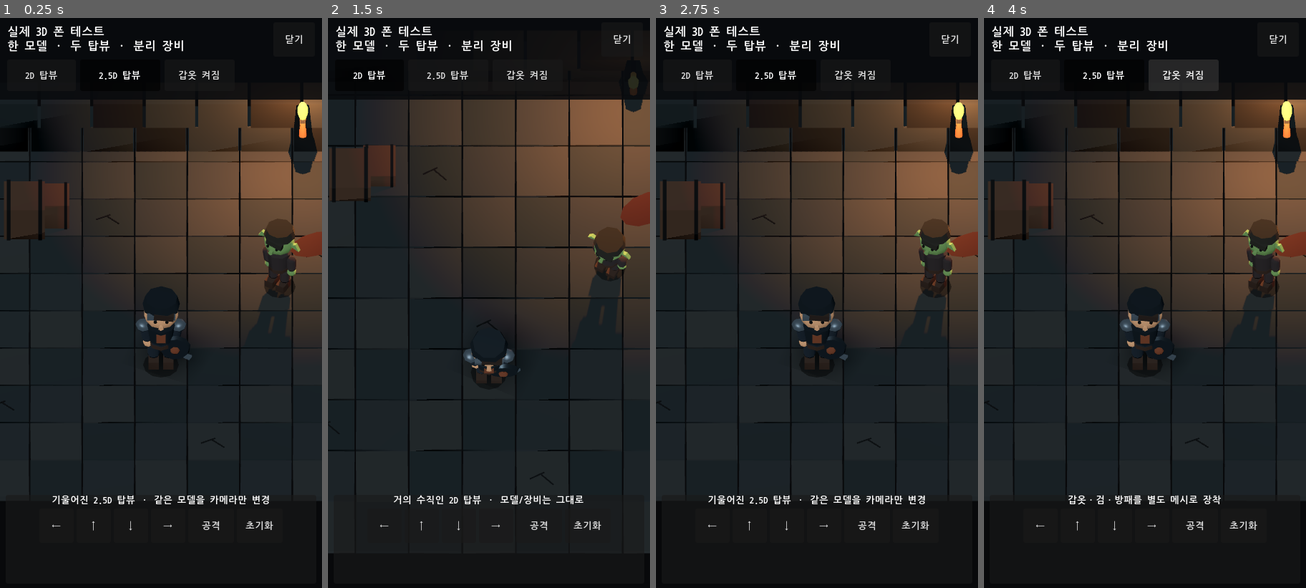
Above: before the commit, frames 1-4 (left to right).
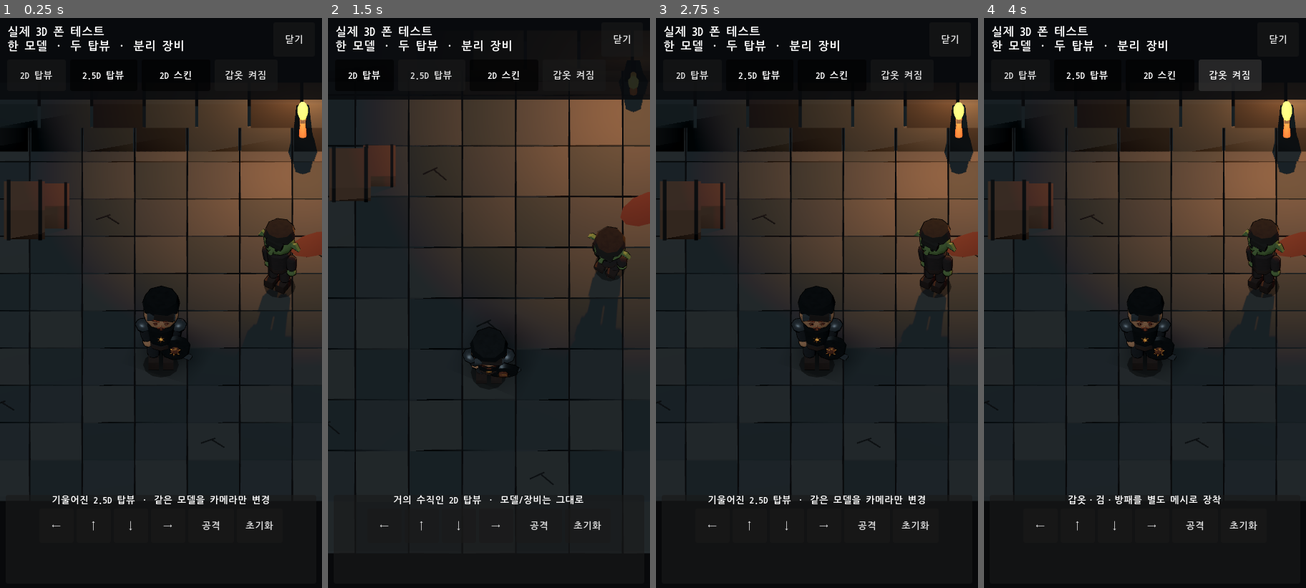
Above: after the commit, the same moments.

Repository: jinha1226/PROJ_S
Game: Godot game, scene res://playtest/low_poly_3d_lab.tscn
Two runs of this game, one before a commit and one after it. Both use one fixed random seed, a clock stepped at 60 frames per second and the inputs below. This scene is started directly instead of the project's main scene.
Inputs:
- Up to frame 1 (0.25 s): no input
- Up to frame 2 (1.5 s): click "닫기" at 0.5 s; click "2D 탑뷰" at 1.25 s
- Up to frame 3 (2.75 s): click "2.5D 탑뷰" at 2 s
- Up to frame 4 (4 s): click "갑옷 켜짐" at 2.75 s; click "갑옷 꺼짐" at 3.5 s

The runs differ from the first frame. In frame 1, 1.5% of the frame differs, in the area x 6-94%, y 9-61%; in frame 2, 1.2%; in frame 3, 1.5%; in frame 4, 2.8%, in the area x 6-94%, y 7-61%.

Commit message:
Add painted 2D skins to 3D prototype

Diff:
--- a/playtest/low_poly_3d_lab.gd
+++ b/playtest/low_poly_3d_lab.gd
@@ -19,10 +19,12 @@
 var status_label:Label
 var topdown_button:Button
 var pitched_button:Button
+var skin_button:Button
 var gear_button:Button
 var view_mode:=VIEW_PITCHED
 var pawn_cell:=Vector2i(0,1)
 var gear_enabled:=true
+var painted_skin_enabled:=true
 var interaction_count:=0
 var authoritative_state_accessed:=false
 var _torch_time:=0.0
@@ -181,11 +183,14 @@
 	var close:=_button("BackToGame","닫기",Vector2(58,48));close.pressed.connect(func():close_requested.emit())
 	title_row.add_child(close)
 	var view_row:=HBoxContainer.new();view_row.add_theme_constant_override("separation",6);header.add_child(view_row)
-	topdown_button=_button("TopdownCamera","2D 탑뷰",Vector2(96,44));topdown_button.toggle_mode=true
+	topdown_button=_button("TopdownCamera","2D 탑뷰",Vector2(82,44));topdown_button.toggle_mode=true
 	topdown_button.pressed.connect(func():set_view_mode(VIEW_TOPDOWN));view_row.add_child(topdown_button)
-	pitched_button=_button("PitchedCamera","2.5D 탑뷰",Vector2(112,44));pitched_button.toggle_mode=true
+	pitched_button=_button("PitchedCamera","2.5D 탑뷰",Vector2(94,44));pitched_button.toggle_mode=true
 	pitched_button.pressed.connect(func():set_view_mode(VIEW_PITCHED));view_row.add_child(pitched_button)
-	gear_button=_button("GearToggle","갑옷 켜짐",Vector2(98,44));gear_button.pressed.connect(toggle_gear)
+	skin_button=_button("PaintedSkinToggle","2D 스킨",Vector2(96,44));skin_button.toggle_mode=true
+	skin_button.set_pressed_no_signal(true);skin_button.pressed.connect(toggle_painted_skin)
+	view_row.add_child(skin_button)
+	gear_button=_button("GearToggle","갑옷 켜짐",Vector2(88,44));gear_button.pressed.connect(toggle_gear)
 	view_row.add_child(gear_button)
 	var spacer:=Control.new();spacer.size_flags_horizontal=Control.SIZE_EXPAND_FILL;view_row.add_child(spacer)
 
@@ -228,6 +233,14 @@
 	gear_button.text="갑옷 켜짐" if gear_enabled else "갑옷 꺼짐"
 	status_label.text="갑옷·검·방패를 별도 메시로 %s"%("장착" if gear_enabled else "해제")
 
+func toggle_painted_skin()->void:
+	painted_skin_enabled=not painted_skin_enabled
+	pawn.set_painted_skin_enabled(painted_skin_enabled)
+	skin_button.set_pressed_no_signal(painted_skin_enabled)
+	skin_button.text="2D 스킨" if painted_skin_enabled else "기본 3D"
+	status_label.text=("손그림 텍스처·얼굴 데칼·외곽선 적용" if painted_skin_enabled \
+		else "비교용 기본 단색 3D 재질")
+
 func move_pawn(direction:Vector2i)->void:
 	if _is_moving or direction==Vector2i.ZERO:return
 	var target:=pawn_cell+direction
@@ -253,10 +266,13 @@
 func reset_demo()->void:
 	if _move_tween!=null and _move_tween.is_valid():_move_tween.kill()
 	_is_moving=false;pawn_cell=Vector2i(0,1);interaction_count=0;gear_enabled=true
+	painted_skin_enabled=true
 	pawn.position=_cell_world(pawn_cell);pawn.rotation=Vector3(0,PI,0);pawn.set_walking(false)
-	pawn.set_equipment_visible(true);enemy.position=Vector3(2.25,0,-1.1)
+	pawn.set_painted_skin_enabled(true);pawn.set_equipment_visible(true);enemy.position=Vector3(2.25,0,-1.1)
 	enemy.rotation.y=deg_to_rad(150)
 	if gear_button!=null:gear_button.text="갑옷 켜짐"
+	if skin_button!=null:
+		skin_button.text="2D 스킨";skin_button.set_pressed_no_signal(true)
 	set_view_mode(VIEW_PITCHED)
 
 func _cell_world(cell:Vector2i)->Vector3:
--- a/playtest/low_poly_pawn_3d.gd
+++ b/playtest/low_poly_pawn_3d.gd
@@ -3,8 +3,13 @@
 
 signal attack_finished
 
+const PAINTED_SURFACE:Texture2D=preload("res://assets/3d/textures/painted_surface_v1.png")
+const HERO_FACE_DECAL:Texture2D=preload("res://assets/3d/textures/hero_face_decal_v1.png")
+const BROKEN_SUN_DECAL:Texture2D=preload("res://assets/3d/textures/broken_sun_decal_v1.png")
+
 @export_enum("human", "goblin") var species := "human"
 @export var equipment_visible := true
+@export var painted_skin_enabled := true
 
 var visual_root:Node3D
 var left_arm_pivot:Node3D
@@ -27,11 +32,13 @@
 var _iron:StandardMaterial3D
 var _dark_iron:StandardMaterial3D
 var _eye:StandardMaterial3D
+var _outline:ShaderMaterial
 
 func _ready()->void:
 	if visual_root==null:
 		_build_materials()
 		_build_pawn()
+	set_painted_skin_enabled(painted_skin_enabled)
 	set_equipment_visible(equipment_visible)
 	set_process(true)
 
@@ -50,14 +57,40 @@
 	_iron=_material(Color("#71777a"),0.62,0.48)
 	_dark_iron=_material(Color("#3f4649"),0.72,0.42)
 	_eye=_material(Color("#12100e"),0.0,1.0)
+	_eye.albedo_texture=null
 
 func _material(color:Color,metallic:float,roughness:float)->StandardMaterial3D:
 	var material:=StandardMaterial3D.new()
 	material.albedo_color=color
 	material.metallic=metallic
 	material.roughness=roughness
+	material.albedo_texture=PAINTED_SURFACE
+	material.texture_filter=BaseMaterial3D.TEXTURE_FILTER_LINEAR_WITH_MIPMAPS
+	material.uv1_scale=Vector3(1.45,1.45,1.45)
 	material.diffuse_mode=BaseMaterial3D.DIFFUSE_TOON
 	material.specular_mode=BaseMaterial3D.SPECULAR_SCHLICK_GGX
+	material.next_pass=_outline_material()
+	return material
+
+func _outline_material()->ShaderMaterial:
+	if _outline!=null:return _outline
+	var shader:=Shader.new()
+	shader.code="""
+shader_type spatial;
+render_mode cull_front, unshaded;
+void vertex() { VERTEX += NORMAL * 0.012; }
+void fragment() { ALBEDO = vec3(0.025, 0.022, 0.020); }
+"""
+	_outline=ShaderMaterial.new();_outline.shader=shader
+	return _outline
+
+func _decal_material(texture:Texture2D)->StandardMaterial3D:
+	var material:=StandardMaterial3D.new()
+	material.albedo_texture=texture
+	material.transparency=BaseMaterial3D.TRANSPARENCY_ALPHA
+	material.shading_mode=BaseMaterial3D.SHADING_MODE_UNSHADED
+	material.cull_mode=BaseMaterial3D.CULL_DISABLED
+	material.texture_filter=BaseMaterial3D.TEXTURE_FILTER_NEAREST_WITH_MIPMAPS
 	return material
 
 func _build_pawn()->void:
@@ -110,6 +143,11 @@
 	if species=="goblin":_build_goblin_ears()
 
 func _build_face()->void:
+	if species=="human":
+		var decal_mesh:=QuadMesh.new();decal_mesh.size=Vector2(0.54,0.54)
+		_part("FaceDecal2D",decal_mesh,_decal_material(HERO_FACE_DECAL),head_pivot,
+			Vector3(0,0.18,-0.337),Vector3.ZERO)
+		return
 	for side in [-1.0,1.0]:
 		var eye_mesh:=SphereMesh.new();eye_mesh.radius=0.036;eye_mesh.height=0.07
 		eye_mesh.radial_segments=6;eye_mesh.rings=3
@@ -149,8 +187,9 @@
 	var chest_mesh:=CylinderMesh.new();chest_mesh.top_radius=0.295;chest_mesh.bottom_radius=0.245
 	chest_mesh.height=0.38;chest_mesh.radial_segments=8
 	_equipment_part("ArmorTorso",chest_mesh,_dark_iron,equipment_root,Vector3(0,0.98,0),Vector3.ZERO)
-	var chest_mark:=BoxMesh.new();chest_mark.size=Vector3(0.18,0.20,0.035)
-	_equipment_part("ArmorMark",chest_mark,_accent,equipment_root,Vector3(0,1.00,-0.267),Vector3.ZERO)
+	var chest_mark:=QuadMesh.new();chest_mark.size=Vector2(0.22,0.22)
+	_equipment_part("ArmorPaintedDecal",chest_mark,_decal_material(BROKEN_SUN_DECAL),
+		equipment_root,Vector3(0,1.00,-0.297),Vector3.ZERO)
 	for side in [-1.0,1.0]:
 		var shoulder_mesh:=SphereMesh.new();shoulder_mesh.radius=0.15;shoulder_mesh.height=0.22
 		shoulder_mesh.radial_segments=8;shoulder_mesh.rings=3
@@ -185,6 +224,9 @@
 	boss_mesh.radial_segments=7;boss_mesh.rings=3
 	_equipment_part("ShieldBoss",boss_mesh,_accent,left_arm_pivot,
 		Vector3(-0.03,-0.46,-0.205),Vector3(deg_to_rad(90),0,0))
+	var emblem_mesh:=QuadMesh.new();emblem_mesh.size=Vector2(0.31,0.31)
+	_equipment_part("ShieldPaintedDecal",emblem_mesh,_decal_material(BROKEN_SUN_DECAL),
+		left_arm_pivot,Vector3(-0.03,-0.46,-0.245),Vector3.ZERO)
 
 func _part(node_name:String,mesh:PrimitiveMesh,material:Material,parent:Node3D,
 		position:Vector3,rotation:Vector3,track:bool=true)->MeshInstance3D:
@@ -204,7 +246,19 @@
 func set_equipment_visible(enabled:bool)->void:
 	equipment_visible=enabled
 	for part in equipment_parts:
-		if is_instance_valid(part):part.visible=enabled
+		if is_instance_valid(part):
+			var is_painted_decal:=part.name in [&"ArmorPaintedDecal",&"ShieldPaintedDecal"]
+			part.visible=enabled and (painted_skin_enabled or not is_painted_decal)
+
+func set_painted_skin_enabled(enabled:bool)->void:
+	painted_skin_enabled=enabled
+	for material in [_skin,_hair,_cloth,_accent,_leather,_iron,_dark_iron]:
+		if material==null:continue
+		material.albedo_texture=PAINTED_SURFACE if enabled else null
+		material.next_pass=_outline_material() if enabled else null
+	var face_decal:=find_child("FaceDecal2D",true,false)
+	if face_decal!=null:face_decal.visible=enabled
+	set_equipment_visible(equipment_visible)
 
 func set_walking(enabled:bool)->void:
 	walking=enabled
@@ -254,6 +308,9 @@
 		"actual_mesh_count":mesh_parts.size(),
 		"equipment_part_count":equipment_parts.size(),
 		"separate_equipment":equipment_root!=null,
+		"painted_surface":PAINTED_SURFACE!=null,
+		"face_decal":find_child("FaceDecal2D",true,false)!=null if species=="human" else true,
+		"painted_skin_enabled":painted_skin_enabled,
 		"animated_limbs":left_arm_pivot!=null and right_arm_pivot!=null \
 			and left_leg_pivot!=null and right_leg_pivot!=null,
 		"species":species,
--- a/tests/test_low_poly_3d_lab.gd
+++ b/tests/test_low_poly_3d_lab.gd
@@ -16,12 +16,32 @@
 	check(int(hero.actual_mesh_count)>=20,"prototype hero is composed from actual 3D mesh parts")
 	check(int(hero.equipment_part_count)>=8 and bool(hero.separate_equipment),
 		"armor, sword, and shield are detachable equipment meshes")
+	check(bool(hero.painted_surface) and bool(hero.face_decal),
+		"the 3D pawn carries painted surface texture and a bone-attached 2D face decal")
 	check(bool(hero.animated_limbs),"arms and legs use independent animation pivots")
 	check(lab.pawn.find_child("Head",true,false) is MeshInstance3D \
 		and lab.pawn.find_child("ArmorTorso",true,false) is MeshInstance3D \
 		and lab.pawn.find_child("SwordBlade",true,false) is MeshInstance3D \
 		and lab.pawn.find_child("Shield",true,false) is MeshInstance3D,
 		"head, armor, sword, and shield remain named reusable parts")
+	var body:=lab.pawn.find_child("BodyCore",true,false) as MeshInstance3D
+	check(body.material_override is StandardMaterial3D \
+		and (body.material_override as StandardMaterial3D).albedo_texture!=null \
+		and (body.material_override as StandardMaterial3D).next_pass is ShaderMaterial,
+		"body material combines the hand-painted albedo with a 2D-style outline pass")
+	check(lab.pawn.find_child("FaceDecal2D",true,false) is MeshInstance3D \
+		and lab.pawn.find_child("ArmorPaintedDecal",true,false) is MeshInstance3D \
+		and lab.pawn.find_child("ShieldPaintedDecal",true,false) is MeshInstance3D,
+		"face and heraldry stay separate transparent 2D overlays")
+	lab.toggle_painted_skin()
+	check(not lab.pawn.painted_skin_enabled \
+		and (body.material_override as StandardMaterial3D).albedo_texture==null \
+		and not lab.pawn.find_child("FaceDecal2D",true,false).visible,
+		"comparison toggle removes painted textures, outlines, and 2D decals together")
+	lab.toggle_painted_skin()
+	check(lab.pawn.painted_skin_enabled \
+		and (body.material_override as StandardMaterial3D).albedo_texture!=null,
+		"painted skin can be restored without rebuilding or replacing the 3D pawn")
 	check(_count_mesh_instances(lab.world_root)>130,
 		"the room, props, actors, equipment, and blood pool are true 3D geometry")
 	var right_arm:Node3D=lab.pawn.right_arm_pivot
@@ -59,7 +79,8 @@
 		"torch light reaches several cells and fades with distance")
 	check(not bool(lab.demo_contract().authoritative_state_accessed),
 		"visual prototype is isolated from the authoritative game session")
-	for button_name in ["TopdownCamera","PitchedCamera","GearToggle","MoveLeft","Attack","BackToGame"]:
+	for button_name in ["TopdownCamera","PitchedCamera","PaintedSkinToggle","GearToggle",
+			"MoveLeft","Attack","BackToGame"]:
 		var button:=lab.find_child(button_name,true,false) as Button
 		check(button!=null and button.custom_minimum_size.y>=44.0,
 			"%s remains a mobile-safe touch target"%button_name)
--- a/tools/capture_low_poly_3d_lab.gd
+++ b/tools/capture_low_poly_3d_lab.gd
@@ -13,6 +13,11 @@
 	lab.set_view_mode(lab.VIEW_PITCHED)
 	await RenderingServer.frame_post_draw
 	root.get_texture().get_image().save_png("res://build/low_poly_3d_pitched.png")
+	lab.toggle_painted_skin()
+	await process_frame
+	await RenderingServer.frame_post_draw
+	root.get_texture().get_image().save_png("res://build/low_poly_3d_flat_comparison.png")
+	lab.toggle_painted_skin()
 	lab.set_view_mode(lab.VIEW_TOPDOWN)
 	await process_frame
 	await RenderingServer.frame_post_draw
Binary file added: assets/3d/textures/broken_sun_decal_v1.png
Not shown, added: assets/3d/textures/broken_sun_decal_v1.png.import
Binary file added: assets/3d/textures/hero_face_decal_v1.png
Not shown, added: assets/3d/textures/hero_face_decal_v1.png.import
Binary file added: assets/3d/textures/painted_surface_v1.png
Not shown, added: assets/3d/textures/painted_surface_v1.png.import
